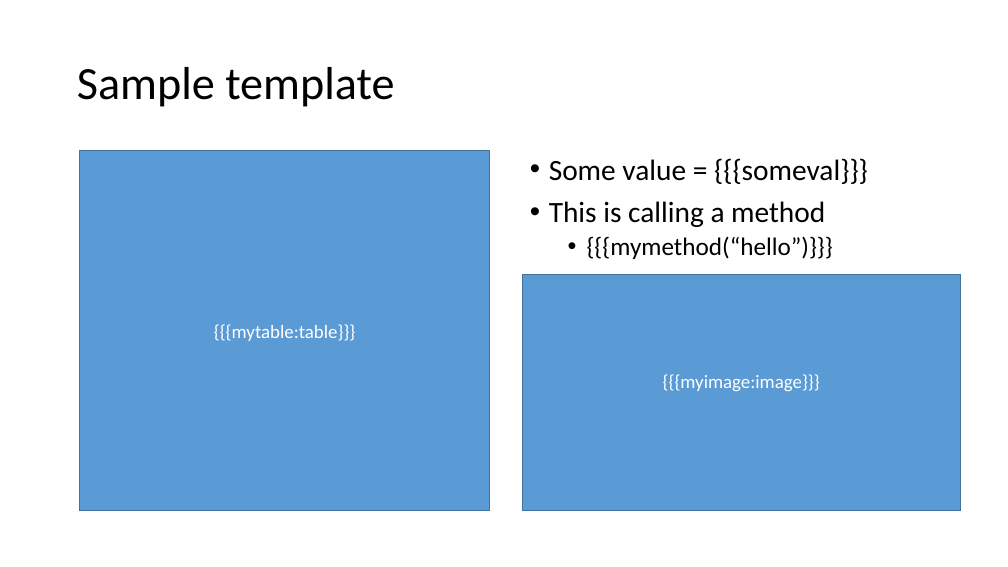
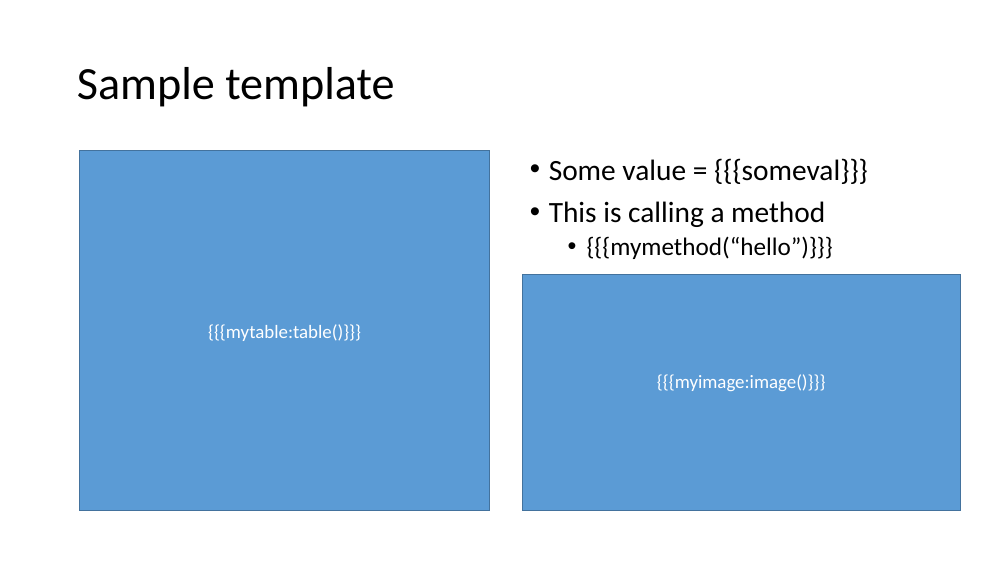
Before and after one commit to mr-menno/pptx_renderer, a slide deck: slide 1 of template.pptx. Drawn at 1008x567 pixels with LibreOffice and Linux fonts; fonts in the diff are those of the drawing. Boxes give left, top, right and bottom in pixels: in the first picture for what was removed or moved away, otherwise in the second. Text is boxed around its words. In the diff, an @@ line names an element or a change of style, - is before the commit and + after.

```diff
--- a/template.pptx
+++ b/template.pptx
@@ text in rectangle at (x1=208, y1=324, x2=361, y2=341): text changed @@
-{{{mytable:table}}}
+{{{mytable:table()}}}
@@ text in rectangle at (x1=657, y1=374, x2=826, y2=391): text changed @@
-{{{myimage:image}}}
+{{{myimage:image()}}}
```
Also in this commit, not shown: 3 other files.
